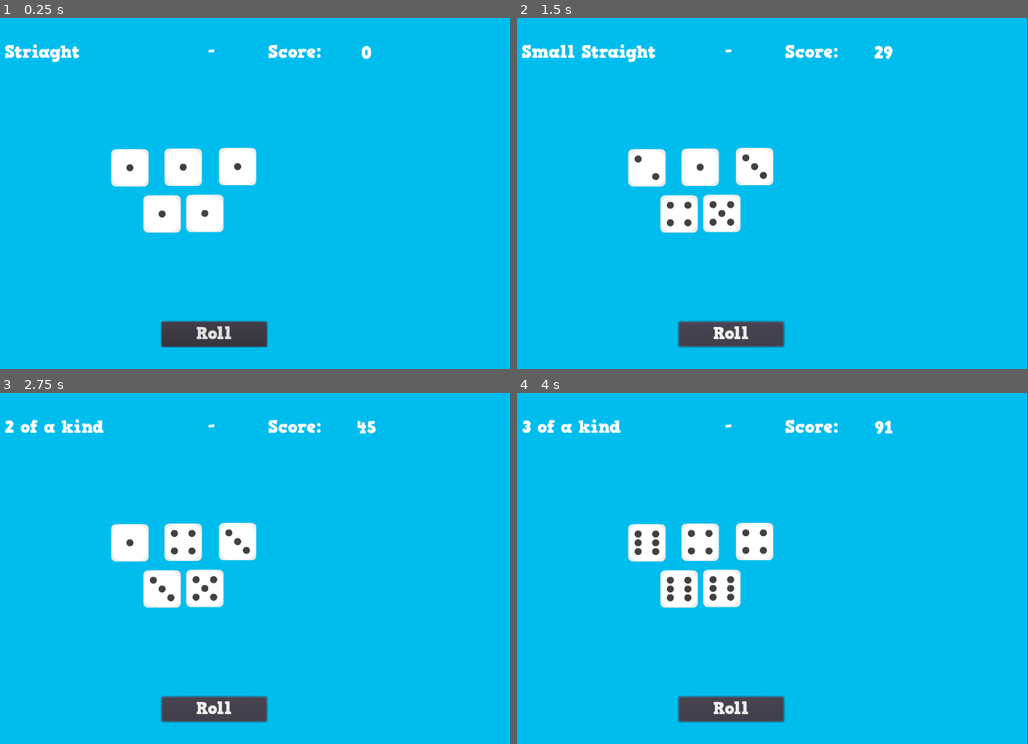
Above: before the commit, frames 1-4 (two rows, left to right).
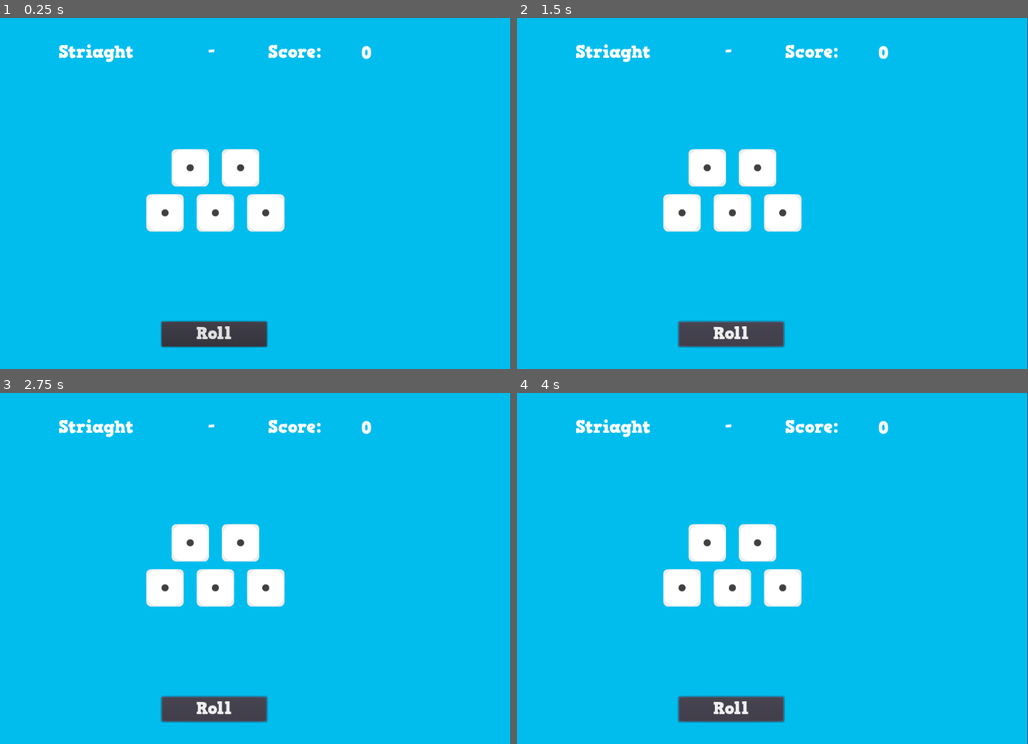
Above: after the commit, the same moments.

Repository: Endrophes/Godotzy
Game: Godot game, scene res://Main.tscn
Two runs of this game, one before a commit and one after it. Both use one fixed random seed, a clock stepped at 60 frames per second and the inputs below.
Inputs:
- Up to frame 1 (0.25 s): no input
- Up to frame 2 (1.5 s): click "Roll" at 0.5 s; click "Roll" at 1.25 s
- Up to frame 3 (2.75 s): click "Roll" at 2 s
- Up to frame 4 (4 s): tap Enter at 2.75 s; tap Space at 3.5 s

The runs differ from the first frame. In frame 1, 3.7% of the frame differs, in the area x 0-56%, y 7-62%; in frame 2, 4.0%; in frame 3, 3.9%; in frame 4, 4.0%, in the area x 1-74%, y 7-62%.
Error after the commit: Invalid call. Nonexistent function '_roll' in base 'Node'. (res://src/Godotzy.gd:56)

Commit message:
Update Main.tscn
Some layout clean up.
* Order the dice to look neat
* Put all the dice in a sub node so that I can just call get children

Diff:
--- a/Game/Main.tscn
+++ b/Game/Main.tscn
@@ -22,9 +22,9 @@
 text = "Roll"
 
 [node name="PatternDisplay" type="Label" parent="."]
-margin_left = 159.0
+margin_left = 251.0
 margin_top = 41.0
-margin_right = 288.0
+margin_right = 380.0
 margin_bottom = 78.0
 custom_fonts/font = ExtResource( 3 )
 text = "Striaght"
@@ -61,17 +61,19 @@
 align = 1
 valign = 1
 
-[node name="Dice1" parent="." instance=ExtResource( 2 )]
-position = Vector2( 373, 256 )
+[node name="DiceStorage" type="Node" parent="."]
 
-[node name="Dice2" parent="." instance=ExtResource( 2 )]
-position = Vector2( 464, 255 )
+[node name="Dice1" parent="DiceStorage" instance=ExtResource( 2 )]
+position = Vector2( 433, 333 )
 
-[node name="Dice3" parent="." instance=ExtResource( 2 )]
-position = Vector2( 557, 254 )
+[node name="Dice2" parent="DiceStorage" instance=ExtResource( 2 )]
+position = Vector2( 519, 333 )
 
-[node name="Dice4" parent="." instance=ExtResource( 2 )]
-position = Vector2( 428, 335 )
+[node name="Dice3" parent="DiceStorage" instance=ExtResource( 2 )]
+position = Vector2( 605, 333 )
 
-[node name="Dice5" parent="." instance=ExtResource( 2 )]
-position = Vector2( 501, 334 )
+[node name="Dice4" parent="DiceStorage" instance=ExtResource( 2 )]
+position = Vector2( 476, 256 )
+
+[node name="Dice5" parent="DiceStorage" instance=ExtResource( 2 )]
+position = Vector2( 562, 256 )
